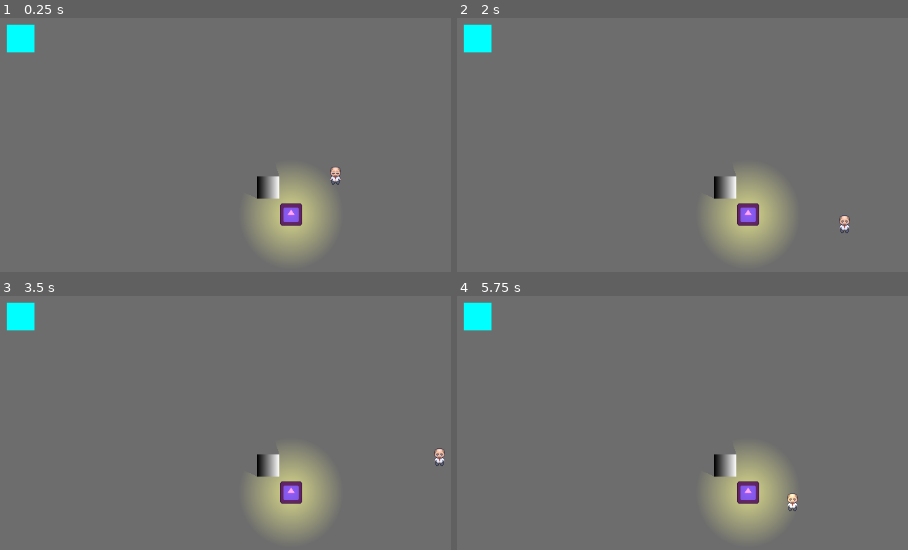
Above: before the commit, frames 1-4 (two rows, left to right).
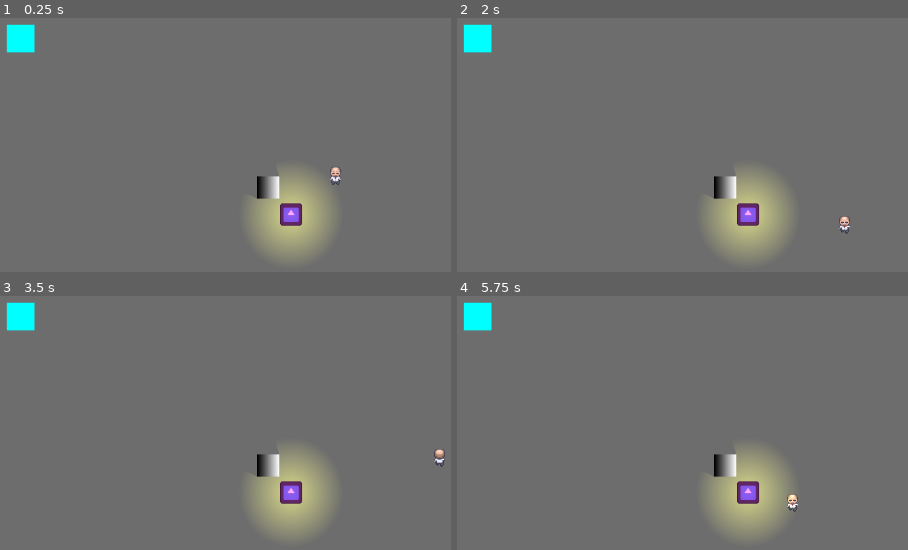
Above: after the commit, the same moments.

Repository: ChrisFlanTheMan/Busy-Work
Game: Godot game, scene res://main.tscn
Two runs of this game, one before a commit and one after it. Both use one fixed random seed, a clock stepped at 60 frames per second and the inputs below. The engine's default icon, where the game draws it, is replaced by a stand-in: a white triangle on a blue panel in a dark square.
Inputs:
- Up to frame 1 (0.25 s): no input
- Up to frame 2 (2 s): tap Enter at 0.5 s; hold Right (Right) 0.53-1.28 s; tap Space at 1.25 s; hold Down (Down) from 1.28 s (still down)
- Up to frame 3 (3.5 s): tap Enter at 2 s; release Down (Down) at 2.03 s; hold Right (Right) 2.03-2.78 s; tap Space at 2.75 s; hold Up (Up) from 2.78 s (still down)
- Up to frame 4 (5.75 s): release Up (Up) at 3.53 s; hold Left (Left) 3.53-5.03 s; hold Down (Down) from 5.03 s (still down)

The runs differ from the first frame. In frame 1, less than 0.1% of the frame differs, in the area x 64-67%, y 72-82%; in frame 2, less than 0.1%; in frame 3, less than 0.1%, in the area x 64-99%, y 59-82%; in frame 4, less than 0.1%.

Commit message:
Added up/down player animation.

Diff:
--- a/player.gd
+++ b/player.gd
@@ -1,16 +1,22 @@
 extends CharacterBody2D
 @export var playerSpeed = 100
+var direction : Vector2 = Vector2.ZERO
 var screenSize
 signal hit
+
+@onready var animationTree : AnimationTree = $AnimationTree
 
 # Called when the node enters the scene tree for the first time.
 func _ready():
 	screenSize = get_viewport_rect().size
+	animationTree.active = true
 
 
 # Called every frame. 'delta' is the elapsed time since the previous frame.
 func _process(delta):
-	var direction : Vector2 = Input.get_vector("Left", "Right", "Up", "Down").normalized()
+	update_animation_parameters()
+
+	direction = Input.get_vector("Left", "Right", "Up", "Down").normalized()
 
 	if direction:
 		velocity = direction * playerSpeed
@@ -19,17 +25,20 @@
 
 	move_and_slide()
 
-#	if Input.is_action_pressed("Up"):
-#		position.y -= playerSpeed
-#	if Input.is_action_pressed("Down"):
-#		position.y += playerSpeed
-#	if Input.is_action_pressed("Left"):
-#		position.x -= playerSpeed
-#	if Input.is_action_pressed("Right"):
-#		position.x += playerSpeed
-
 	position.x = clamp(position.x, 0, screenSize.x)
 	position.y = clamp(position.y, 0, screenSize.y)
 
 func _on_body_entered(body):
 	print("Collision")
+
+func update_animation_parameters():
+	if(velocity == Vector2.ZERO):
+		animationTree["parameters/conditions/idle"] = true
+		animationTree["parameters/conditions/is_moving"] = false
+	else:
+		animationTree["parameters/conditions/idle"] = false
+		animationTree["parameters/conditions/is_moving"] = true
+
+	if(direction != Vector2.ZERO):
+		animationTree["parameters/Idle/blend_position"] = direction
+		animationTree["parameters/Walk/blend_position"] = direction
--- a/player.tscn
+++ b/player.tscn
@@ -1,19 +1,332 @@
-[gd_scene load_steps=4 format=3 uid="uid://dy2sgfvy4jpjl"]
+[gd_scene load_steps=28 format=3 uid="uid://dy2sgfvy4jpjl"]
 
 [ext_resource type="Script" path="res://player.gd" id="1_ks18h"]
-[ext_resource type="Texture2D" uid="uid://swp86fr5vfci" path="res://assets/Char one frame.png" id="2_nhjm6"]
+[ext_resource type="Texture2D" uid="uid://cncuhqfqplcs5" path="res://assets/Char 1_frontback.png" id="2_bwvvr"]
 
 [sub_resource type="CapsuleShape2D" id="CapsuleShape2D_1hd5h"]
 radius = 8.0
 height = 16.0
 
+[sub_resource type="Animation" id="Animation_nbuf2"]
+resource_name = "idle_down"
+step = 0.2
+tracks/0/type = "value"
+tracks/0/imported = false
+tracks/0/enabled = true
+tracks/0/path = NodePath("Body:hframes")
+tracks/0/interp = 1
+tracks/0/loop_wrap = true
+tracks/0/keys = {
+"times": PackedFloat32Array(0),
+"transitions": PackedFloat32Array(1),
+"update": 1,
+"values": [4]
+}
+tracks/1/type = "value"
+tracks/1/imported = false
+tracks/1/enabled = true
+tracks/1/path = NodePath("Body:vframes")
+tracks/1/interp = 1
+tracks/1/loop_wrap = true
+tracks/1/keys = {
+"times": PackedFloat32Array(0.2),
+"transitions": PackedFloat32Array(1),
+"update": 1,
+"values": [2]
+}
+tracks/2/type = "value"
+tracks/2/imported = false
+tracks/2/enabled = true
+tracks/2/path = NodePath("Body:frame")
+tracks/2/interp = 1
+tracks/2/loop_wrap = true
+tracks/2/keys = {
+"times": PackedFloat32Array(0),
+"transitions": PackedFloat32Array(1),
+"update": 1,
+"values": [0]
+}
+
+[sub_resource type="Animation" id="Animation_60uhn"]
+length = 0.001
+tracks/0/type = "value"
+tracks/0/imported = false
+tracks/0/enabled = true
+tracks/0/path = NodePath("Body:hframes")
+tracks/0/interp = 1
+tracks/0/loop_wrap = true
+tracks/0/keys = {
+"times": PackedFloat32Array(0),
+"transitions": PackedFloat32Array(1),
+"update": 1,
+"values": [4]
+}
+tracks/1/type = "value"
+tracks/1/imported = false
+tracks/1/enabled = true
+tracks/1/path = NodePath("Body:frame")
+tracks/1/interp = 1
+tracks/1/loop_wrap = true
+tracks/1/keys = {
+"times": PackedFloat32Array(0),
+"transitions": PackedFloat32Array(1),
+"update": 1,
+"values": [0]
+}
+tracks/2/type = "value"
+tracks/2/imported = false
+tracks/2/enabled = true
+tracks/2/path = NodePath("Body:vframes")
+tracks/2/interp = 1
+tracks/2/loop_wrap = true
+tracks/2/keys = {
+"times": PackedFloat32Array(0),
+"transitions": PackedFloat32Array(1),
+"update": 1,
+"values": [2]
+}
+
+[sub_resource type="Animation" id="Animation_6f4wh"]
+resource_name = "idle_up"
+tracks/0/type = "value"
+tracks/0/imported = false
+tracks/0/enabled = true
+tracks/0/path = NodePath("Body:hframes")
+tracks/0/interp = 1
+tracks/0/loop_wrap = true
+tracks/0/keys = {
+"times": PackedFloat32Array(0.1),
+"transitions": PackedFloat32Array(1),
+"update": 1,
+"values": [4]
+}
+tracks/1/type = "value"
+tracks/1/imported = false
+tracks/1/enabled = true
+tracks/1/path = NodePath("Body:vframes")
+tracks/1/interp = 1
+tracks/1/loop_wrap = true
+tracks/1/keys = {
+"times": PackedFloat32Array(0.1),
+"transitions": PackedFloat32Array(1),
+"update": 1,
+"values": [2]
+}
+tracks/2/type = "value"
+tracks/2/imported = false
+tracks/2/enabled = true
+tracks/2/path = NodePath("Body:frame")
+tracks/2/interp = 1
+tracks/2/loop_wrap = true
+tracks/2/keys = {
+"times": PackedFloat32Array(0.1),
+"transitions": PackedFloat32Array(1),
+"update": 1,
+"values": [4]
+}
+
+[sub_resource type="Animation" id="Animation_hp24w"]
+resource_name = "walk_down"
+length = 0.8
+loop_mode = 1
+step = 0.2
+tracks/0/type = "value"
+tracks/0/imported = false
+tracks/0/enabled = true
+tracks/0/path = NodePath("Body:hframes")
+tracks/0/interp = 1
+tracks/0/loop_wrap = true
+tracks/0/keys = {
+"times": PackedFloat32Array(0),
+"transitions": PackedFloat32Array(1),
+"update": 1,
+"values": [4]
+}
+tracks/1/type = "value"
+tracks/1/imported = false
+tracks/1/enabled = true
+tracks/1/path = NodePath("Body:vframes")
+tracks/1/interp = 1
+tracks/1/loop_wrap = true
+tracks/1/keys = {
+"times": PackedFloat32Array(0),
+"transitions": PackedFloat32Array(1),
+"update": 1,
+"values": [2]
+}
+tracks/2/type = "value"
+tracks/2/imported = false
+tracks/2/enabled = true
+tracks/2/path = NodePath("Body:frame")
+tracks/2/interp = 1
+tracks/2/loop_wrap = true
+tracks/2/keys = {
+"times": PackedFloat32Array(0, 0.2, 0.4, 0.6),
+"transitions": PackedFloat32Array(1, 1, 1, 1),
+"update": 1,
+"values": [0, 1, 2, 3]
+}
+
+[sub_resource type="Animation" id="Animation_x1y4k"]
+resource_name = "walk_up"
+length = 0.8
+loop_mode = 1
+step = 0.2
+tracks/0/type = "value"
+tracks/0/imported = false
+tracks/0/enabled = true
+tracks/0/path = NodePath("Body:hframes")
+tracks/0/interp = 1
+tracks/0/loop_wrap = true
+tracks/0/keys = {
+"times": PackedFloat32Array(0),
+"transitions": PackedFloat32Array(1),
+"update": 1,
+"values": [4]
+}
+tracks/1/type = "value"
+tracks/1/imported = false
+tracks/1/enabled = true
+tracks/1/path = NodePath("Body:vframes")
+tracks/1/interp = 1
+tracks/1/loop_wrap = true
+tracks/1/keys = {
+"times": PackedFloat32Array(0),
+"transitions": PackedFloat32Array(1),
+"update": 1,
+"values": [2]
+}
+tracks/2/type = "value"
+tracks/2/imported = false
+tracks/2/enabled = true
+tracks/2/path = NodePath("Body:frame")
+tracks/2/interp = 1
+tracks/2/loop_wrap = true
+tracks/2/keys = {
+"times": PackedFloat32Array(0, 0.2, 0.4, 0.6),
+"transitions": PackedFloat32Array(1, 1, 1, 1),
+"update": 1,
+"values": [4, 5, 6, 7]
+}
+
+[sub_resource type="Animation" id="Animation_v7f5v"]
+resource_name = "walk_left"
+
+[sub_resource type="Animation" id="Animation_wxepf"]
+resource_name = "walk_right"
+
+[sub_resource type="Animation" id="Animation_3q5lj"]
+resource_name = "idle_left"
+
+[sub_resource type="Animation" id="Animation_qja1k"]
+resource_name = "idle_right"
+
+[sub_resource type="AnimationLibrary" id="AnimationLibrary_pt7a0"]
+_data = {
+"RESET": SubResource("Animation_60uhn"),
+"idle_down": SubResource("Animation_nbuf2"),
+"idle_left": SubResource("Animation_3q5lj"),
+"idle_right": SubResource("Animation_qja1k"),
+"idle_up": SubResource("Animation_6f4wh"),
+"walk_down": SubResource("Animation_hp24w"),
+"walk_left": SubResource("Animation_v7f5v"),
+"walk_right": SubResource("Animation_wxepf"),
+"walk_up": SubResource("Animation_x1y4k")
+}
+
+[sub_resource type="AnimationNodeAnimation" id="AnimationNodeAnimation_qep1r"]
+animation = &"idle_down"
+
+[sub_resource type="AnimationNodeAnimation" id="AnimationNodeAnimation_1axd3"]
+animation = &"idle_up"
+
+[sub_resource type="AnimationNodeAnimation" id="AnimationNodeAnimation_o226q"]
+animation = &"idle_left"
+
+[sub_resource type="AnimationNodeAnimation" id="AnimationNodeAnimation_2hwf5"]
+animation = &"idle_right"
+
+[sub_resource type="AnimationNodeBlendSpace2D" id="AnimationNodeBlendSpace2D_vvw5r"]
+blend_point_0/node = SubResource("AnimationNodeAnimation_qep1r")
+blend_point_0/pos = Vector2(0, 1.1)
+blend_point_1/node = SubResource("AnimationNodeAnimation_1axd3")
+blend_point_1/pos = Vector2(0, -1.1)
+blend_point_2/node = SubResource("AnimationNodeAnimation_o226q")
+blend_point_2/pos = Vector2(-1.1, 0.1)
+blend_point_3/node = SubResource("AnimationNodeAnimation_2hwf5")
+blend_point_3/pos = Vector2(1.1, 0)
+min_space = Vector2(-1.1, -1.1)
+max_space = Vector2(1.1, 1.1)
+blend_mode = 1
+
+[sub_resource type="AnimationNodeAnimation" id="AnimationNodeAnimation_p2lex"]
+animation = &"walk_down"
+
+[sub_resource type="AnimationNodeAnimation" id="AnimationNodeAnimation_2id81"]
+animation = &"walk_up"
+
+[sub_resource type="AnimationNodeAnimation" id="AnimationNodeAnimation_hubm0"]
+animation = &"walk_left"
+
+[sub_resource type="AnimationNodeAnimation" id="AnimationNodeAnimation_d3nos"]
+animation = &"walk_right"
+
+[sub_resource type="AnimationNodeBlendSpace2D" id="AnimationNodeBlendSpace2D_jl67j"]
+blend_point_0/node = SubResource("AnimationNodeAnimation_p2lex")
+blend_point_0/pos = Vector2(0, 1.1)
+blend_point_1/node = SubResource("AnimationNodeAnimation_2id81")
+blend_point_1/pos = Vector2(0, -1.1)
+blend_point_2/node = SubResource("AnimationNodeAnimation_hubm0")
+blend_point_2/pos = Vector2(-1.1, 0)
+blend_point_3/node = SubResource("AnimationNodeAnimation_d3nos")
+blend_point_3/pos = Vector2(1.1, 0)
+min_space = Vector2(-1.1, -1.1)
+max_space = Vector2(1.1, 1.1)
+blend_mode = 1
+
+[sub_resource type="AnimationNodeStateMachineTransition" id="AnimationNodeStateMachineTransition_0wqlr"]
+advance_mode = 2
+
+[sub_resource type="AnimationNodeStateMachineTransition" id="AnimationNodeStateMachineTransition_wwfhr"]
+advance_mode = 2
+advance_condition = &"is_moving"
+
+[sub_resource type="AnimationNodeStateMachineTransition" id="AnimationNodeStateMachineTransition_fojrj"]
+advance_mode = 2
+advance_condition = &"idle"
+
+[sub_resource type="AnimationNodeStateMachine" id="AnimationNodeStateMachine_skqap"]
+states/Idle/node = SubResource("AnimationNodeBlendSpace2D_vvw5r")
+states/Idle/position = Vector2(363, 100)
+states/Start/position = Vector2(205, 100)
+states/Walk/node = SubResource("AnimationNodeBlendSpace2D_jl67j")
+states/Walk/position = Vector2(526, 100)
+transitions = ["Start", "Idle", SubResource("AnimationNodeStateMachineTransition_0wqlr"), "Idle", "Walk", SubResource("AnimationNodeStateMachineTransition_wwfhr"), "Walk", "Idle", SubResource("AnimationNodeStateMachineTransition_fojrj")]
+graph_offset = Vector2(145.08, 0)
+
 [node name="Player" type="CharacterBody2D"]
 motion_mode = 1
 script = ExtResource("1_ks18h")
 
-[node name="Sprite2D" type="Sprite2D" parent="."]
-texture = ExtResource("2_nhjm6")
+[node name="Body" type="Sprite2D" parent="."]
+texture = ExtResource("2_bwvvr")
+hframes = 4
+vframes = 2
 
 [node name="CollisionShape2D" type="CollisionShape2D" parent="."]
 position = Vector2(0, 8)
 shape = SubResource("CapsuleShape2D_1hd5h")
+
+[node name="AnimationPlayer" type="AnimationPlayer" parent="."]
+libraries = {
+"": SubResource("AnimationLibrary_pt7a0")
+}
+
+[node name="AnimationTree" type="AnimationTree" parent="."]
+tree_root = SubResource("AnimationNodeStateMachine_skqap")
+anim_player = NodePath("../AnimationPlayer")
+advance_expression_base_node = NodePath("../AnimationPlayer")
+parameters/conditions/idle = false
+parameters/conditions/is_moving = false
+parameters/Idle/blend_position = Vector2(0, 0)
+parameters/Walk/blend_position = Vector2(0, 0)
--- a/project.godot
+++ b/project.godot
@@ -52,5 +52,6 @@
 
 [rendering]
 
+textures/canvas_textures/default_texture_filter=0
 renderer/rendering_method="gl_compatibility"
 renderer/rendering_method.mobile="gl_compatibility"
Binary file added: assets/Char 1_frontback.png
Not shown, added: assets/Char 1_frontback.png.import
Binary file added: assets/Char 1_leftrightpng.png
Not shown, added: assets/Char 1_leftrightpng.png.import
